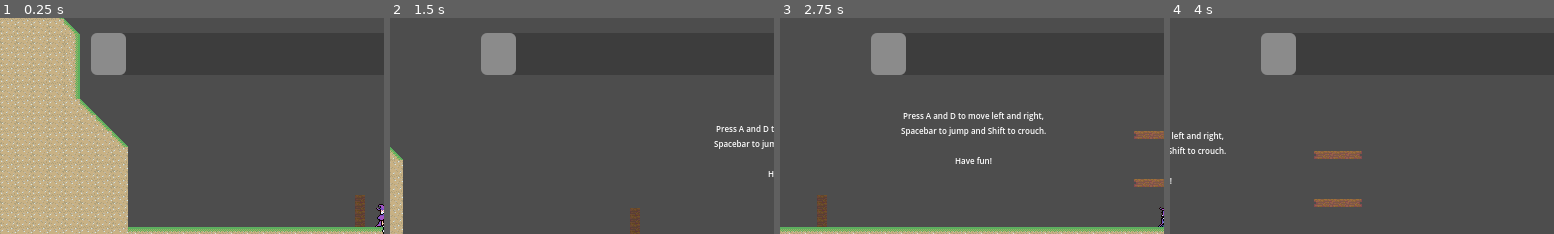
Above: before the commit, frames 1-4 (left to right).
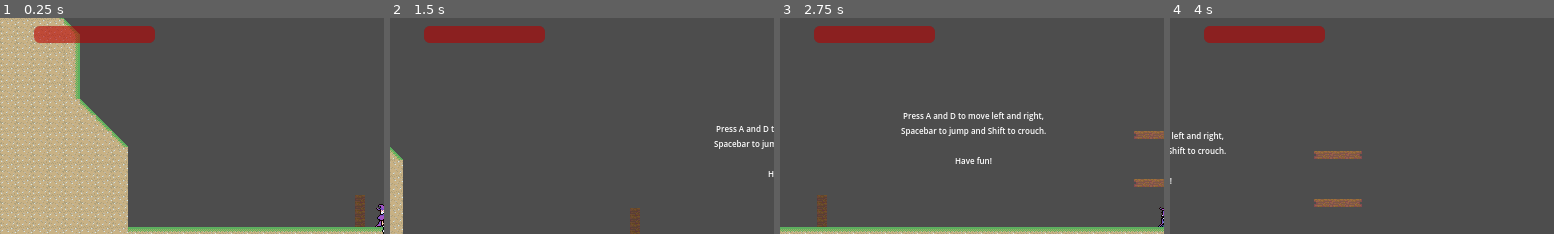
Above: after the commit, the same moments.

Repository: haruo-gabriel/portal2d
Game: Godot game, scene res://levels/level_1/level_scene.tscn
The game is run twice, just before and just after one commit, with the same random seed, the same clock (stepped at 60 frames per second) and the same inputs.
Inputs (mouse positions are % of the whole screen's width and height, from its top left):
- Up to frame 1 (0.25 s): no input
- Up to frame 2 (1.5 s): tap A (move_left) at 0.5, 1.25 s; move the mouse to (72, 45) at 0.52 s; hold Shift (crouch) 0.53-1.28 s; hold D (move_right) from 0.53 s (still down); tap Space (jump) at 0.77 s; move the mouse to (30, 55) at 1.27 s; click (30, 55) at 1.35 s
- Up to frame 3 (2.75 s): tap Space (jump) at 1.52 s; tap A (move_left) at 2 s; move the mouse to (60, 28) at 2.02 s; release D (move_right) at 2.03 s; hold A (move_left) from 2.03 s (still down); right-click (60, 28) at 2.1 s
- Up to frame 4 (4 s): move the mouse to (45, 70) at 2.77 s; release A (move_left) at 2.78 s; hold D (move_right) from 2.78 s (still down); tap Shift (crouch) at 2.85 s; tap Space (jump) at 3.02, 3.77 s; tap A (move_left) at 3.5 s; move the mouse to (80, 65) at 3.52 s; click (80, 65) at 3.6 s
The pictures show only the part of the screen within x 0-50%, y 3-53%; the shares and areas given below are measured in that part.

The runs differ from the first frame. In frame 1, 3.8% of the frame differs, in the area x 8-41%, y 3-27%; in frame 2, 3.8%; in frame 3, 3.8%; in frame 4, 3.8%.

Commit message:
Adding the health bar

Diff:
--- a/godot project/interface/scenes/hud/hud.gd
+++ b/godot project/interface/scenes/hud/hud.gd
@@ -4,7 +4,7 @@
 @export var player: Player
 
 func _ready() -> void:
-	pass
+	$ProgressBar.player = player
 
 func _process(delta: float) -> void:
 	pass
--- a/godot project/interface/scenes/hud/hud.tscn
+++ b/godot project/interface/scenes/hud/hud.tscn
@@ -1,6 +1,7 @@
-[gd_scene load_steps=2 format=3 uid="uid://b754jenc4foku"]
+[gd_scene load_steps=3 format=3 uid="uid://b754jenc4foku"]
 
 [ext_resource type="Script" path="res://interface/scenes/hud/hud.gd" id="1_adxet"]
+[ext_resource type="Script" path="res://interface/scenes/hud/progress_bar.gd" id="2_4x8oq"]
 
 [node name="HUD" type="Control"]
 layout_mode = 3
@@ -12,11 +13,13 @@
 script = ExtResource("1_adxet")
 
 [node name="ProgressBar" type="ProgressBar" parent="."]
+modulate = Color(1, 0, 0, 1)
 layout_mode = 0
-offset_left = 91.0
-offset_top = 30.0
-offset_right = 400.0
-offset_bottom = 72.0
+offset_left = 34.0
+offset_top = 23.0
+offset_right = 155.0
+offset_bottom = 40.0
 step = 1.0
-value = 10.0
+value = 50.0
 show_percentage = false
+script = ExtResource("2_4x8oq")
--- /dev/null
+++ b/godot project/interface/scenes/hud/progress_bar.gd
@@ -0,0 +1,9 @@
+
+extends ProgressBar
+
+var player: Player
+
+func _process(delta: float) -> void:
+
+	max_value = player.health.max_health
+	value = player.health.health
--- a/godot project/levels/level_1/level_scene.tscn
+++ b/godot project/levels/level_1/level_scene.tscn
@@ -76,8 +76,9 @@
 
 [node name="CanvasLayer" type="CanvasLayer" parent="."]
 
-[node name="HUD" parent="CanvasLayer" instance=ExtResource("6_xax1y")]
+[node name="HUD" parent="CanvasLayer" node_paths=PackedStringArray("player") instance=ExtResource("6_xax1y")]
 unique_name_in_owner = true
+player = NodePath("../../Player")
 metadata/_edit_use_anchors_ = true
 
 [node name="Pause" parent="CanvasLayer" instance=ExtResource("6_vrxgd")]
--- a/godot project/levels/level_2/level_scene.tscn
+++ b/godot project/levels/level_2/level_scene.tscn
@@ -68,8 +68,9 @@
 
 [node name="CanvasLayer" type="CanvasLayer" parent="."]
 
-[node name="HUD" parent="CanvasLayer" instance=ExtResource("7_bqe4l")]
+[node name="HUD" parent="CanvasLayer" node_paths=PackedStringArray("player") instance=ExtResource("7_bqe4l")]
 unique_name_in_owner = true
+player = NodePath("../../Player")
 metadata/_edit_use_anchors_ = true
 
 [node name="Pause" parent="CanvasLayer" instance=ExtResource("8_5d8gg")]
